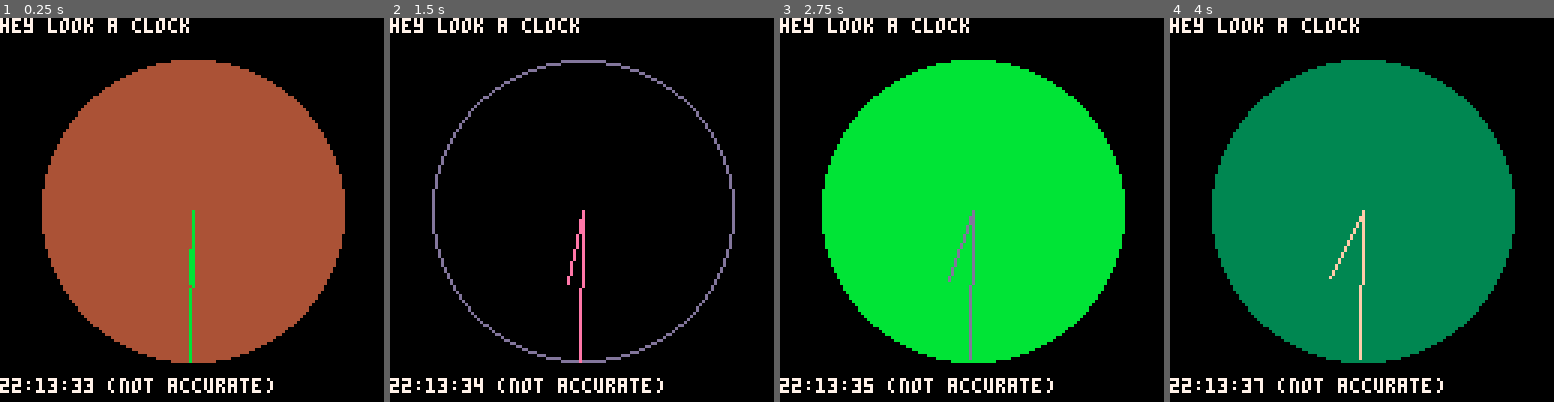
Above: before the commit, frames 1-4 (left to right).
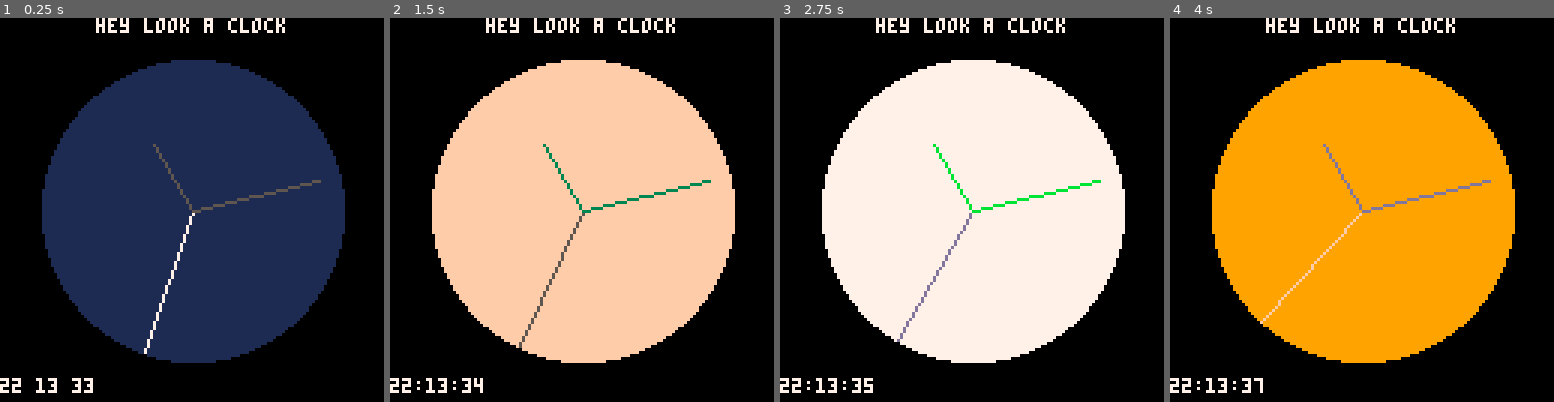
Above: after the commit, the same moments.

Repository: 0x4D5352/mussar.p8
Game: PICO-8 cartridge rndclock.p8
Two runs of this game, one before a commit and one after it. Both use one fixed random seed, a clock stepped at 60 frames per second and the inputs below.
Inputs:
- Up to frame 1 (0.25 s): no input
- Up to frame 2 (1.5 s): no input
- Up to frame 3 (2.75 s): no input
- Up to frame 4 (4 s): no input

The runs differ from the first frame. In frame 1, 51% of the frame differs, in the area x 0-90%, y 0-98%; in frame 2, 51%; in frame 3, 50%; in frame 4, 51%.

Commit message:
update rndclock with real time

Diff:
--- a/pendulum.p8
+++ b/pendulum.p8
@@ -34,12 +34,17 @@
 	if rnd() > 0.5 and party then
 		clr = rndcolor()
 	end
-	if btn('❎') and party == false then
+	if btnp('4') and party == false then
 		party = true
-	else if btn('❎') and party == true then
+	else if btnp('4') and party == true then
 		party = false
 	end
 	end
+
+	-- if btn('1') then
+	-- 	angle_v *= 1.01
+	-- 	angle += .01
+	-- end
 end
 
 function _draw()
@@ -51,6 +56,7 @@
 	print("y: "..bob['y'], 7)
 	-- print(party,7)
 	print('press ❎ to party!', 0, 120, 7)
+	-- print('press ➡️ to push!', 0, 110, 7)
 end
 
 
--- a/rndclock.p8
+++ b/rndclock.p8
@@ -5,39 +5,63 @@
 	 return flr(rnd(16))
 end
 
-current = flr(rnd(16))
+function _init()
+	current = flr(rnd(16))
+	bg = 0
+	r = 50
+end
 
-bg = 0
+function _update()
 
-r = 50
+	-- second hand
+	second = {
+		x = 64 + -sin(stat(95)/60) * r,
+		y = 64 + -cos(stat(95)/60) * r
+	}
+
+	-- minute hand
+	minute = {
+		x = 64 + -sin(stat(94)/60) * r/1.15,
+		y = 64 + -cos(stat(94)/60) * r/1.15
+	}
+
+	-- hour hand
+	hour = {
+	x = 64 + -sin(stat(93)/24) * r/2,
+	y = 64 + -cos(stat(93)/24) * r/2
+}
+
+
+
+	if sin(t()) > -0.75 then
+		delimiter = ":"
+	else
+		delimiter = " "
+	end
+	time = stat(93)..delimiter..stat(94)..delimiter..stat(95)
+end
 
 function _draw()
+	if rnd() > 0.95 then
+		current = rndcolor()
+	end
+ local lcolor = current + 4
+
 	cls()
 	circfill(64, 64, r, current)
-
-	if rnd(1) > 0.80 then
-		current = rndcolor()
+	if current == 0 then
+		circ(64,64,r,lcolor + 1)
 	end
 
-	if current == 0 then
-		circ(64,64,r,rndcolor())
-	end
 
-	xa = 64 + sin(t()/3600) * r
-	ya = 64 + cos(t()/3600) * r
+	line(64,64, second['x'], second['y'], lcolor + 2)
 
-	xb = 64 + sin(t()/60) * r/2
-	yb = 64 + cos(t()/60) * r/2
+	line(64, 64, minute['x'], minute['y'], lcolor)
 
-	local lcolor = rndcolor()
-	line(64, 64, xa, ya, lcolor)
+	line(64, 64, hour['x'], hour['y'], lcolor)
 
-	line(64, 64, xb, yb, lcolor)
-
-	print("hey look a clock", 7)
-
-	time = stat(93)..":"..stat(94)..":"..stat(95)
-	print(time.." (not accurate)",0,120,7)
+	print("hey look a clock",32,0, 7)
+	print(time,0,120,7)
 end
 __gfx__
 00000000000000000000000000000000000000000000000000000000000000000000000000000000000000000000000000000000000000000000000000000000
